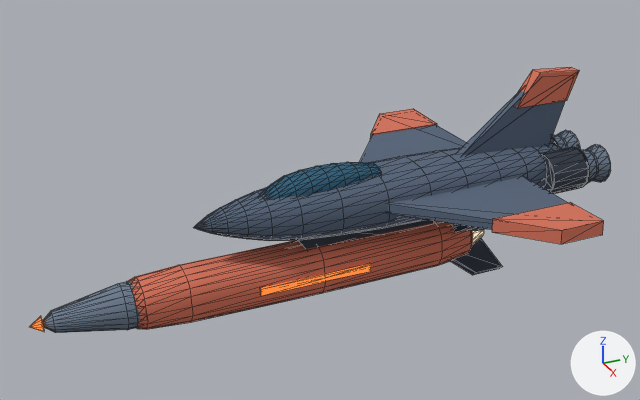
What one commit did to the glTF model assets/models/ships/lance_bomber.glb.
One viewpoint serves both versions: a 50 mm lens placed at (7.89, -4.49, 4.0), pointed at (-0.1, -0.89, 0.01). The axes (+X, +Y, +Z) are drawn at lower right. The lights are the same throughout. The first picture is the older version. Mesh edges are drawn as thin lines. Vertices at exactly the same position are counted once.

Names of what the first picture shows: 'lance_bomber'.
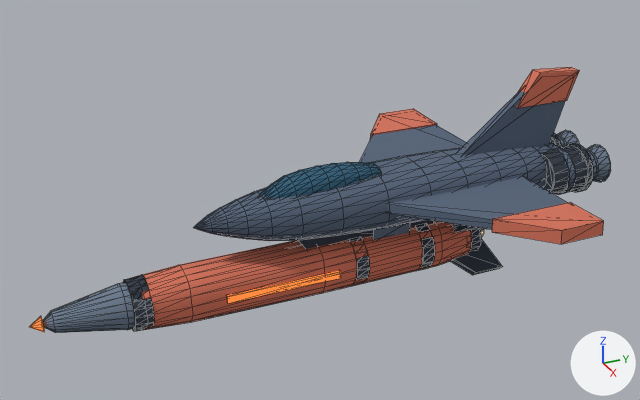
Changed parts and their boxes [x1, y1, x2, y2] in the pictures (640 x 400 px; the box of a moved part takes in the faces that stretch with it):
part 1 of me_lance_bomber, added: after [562, 143, 593, 192]
part 2 of me_lance_bomber, added (mostly hidden): after [551, 133, 562, 148]
part 3 of me_lance_bomber, added: after [123, 275, 154, 331]
part 4 of me_lance_bomber, added (mostly hidden): after [470, 228, 481, 250]
part 5 of me_lance_bomber, added: after [350, 237, 370, 280]
part 6 of me_lance_bomber, added: after [416, 223, 435, 268]
part 7 of me_lance_bomber, added: after [551, 148, 576, 195]
part 8 of me_lance_bomber, moved or reshaped: before [260, 264, 371, 296]; after [227, 271, 341, 304]
part 9 of me_lance_bomber, added: after [371, 223, 410, 240]

Diff of the bpy script that builds the scene:
```diff
--- a/assets/models/ships/lance_bomber.glb.py
+++ b/assets/models/ships/lance_bomber.glb.py
@@ mat_lance_bomber_armor_round @@
+mat_lance_bomber_armor_round = principled_material('lance_bomber_armor_round')
+mat_lance_bomber_armor_round.base_color = (0.114, 0.159, 0.231)  # blue #5f6f84
+mat_lance_bomber_armor_round.roughness = 1.0
@@ mat_lance_bomber_armor @@
+mat_lance_bomber_armor = principled_material('lance_bomber_armor')
+mat_lance_bomber_armor.base_color = (0.114, 0.159, 0.231)  # blue #5f6f84
+mat_lance_bomber_armor.roughness = 1.0
@@ me_lance_bomber @@
 # used by ob_lance_bomber; location = (0.0, 0.0, 0.0)
-me_lance_bomber.from_pydata(...)  # 1159 vertices, 2234 faces; spans x -1.89..1.89, y -4.05..2.76, z -1.11..1.16
+me_lance_bomber.from_pydata(...)  # 1455 vertices, 2790 faces; spans x -1.89..1.89, y -4.05..2.76, z -1.11..1.16
+# me_lance_bomber part 1: a new loose piece, a 16-sided cylinder along y spanning x -0.012..0.564, y 2.195..2.27, z -0.288..0.288, in mat_lance_bomber_dark_round (dark blue #323a47)
+# me_lance_bomber part 2: a new loose piece, a 16-sided cylinder along y spanning x -0.564..0.012, y 2.195..2.27, z -0.288..0.288, in mat_lance_bomber_dark_round (dark blue #323a47)
+# me_lance_bomber part 3: a new loose piece, a 20-sided cut cone along y (radius 0.27 at the low end, 0.28 at the high end) spanning x -0.28..0.28, y -3.06..-2.88, z -1.0..-0.44, in mat_lance_bomber_dark_round (dark blue #323a47)
+# me_lance_bomber part 4: a new loose piece, a 20-sided cut cone along y (radius 0.23 at the low end, 0.25 at the high end) spanning x -0.25..0.25, y 0.83..1.01, z -0.97..-0.47, in mat_lance_bomber_dark_round (dark blue #323a47)
+# me_lance_bomber part 5: a new loose piece, a 20-sided cylinder along y spanning x -0.31..0.31, y -0.63..-0.48, z -1.03..-0.41, in mat_lance_bomber_dark_round (dark blue #323a47)
+# me_lance_bomber part 6: a new loose piece, a 20-sided cylinder along y spanning x -0.31..0.31, y 0.2..0.35, z -1.03..-0.41, in mat_lance_bomber_dark_round (dark blue #323a47)
+# me_lance_bomber part 7: a new loose piece, a 16-sided cylinder along y spanning x 0.005..0.547, y 1.947..2.03, z -0.271..0.271, in mat_lance_bomber_armor_round (blue #5f6f84)
+# me_lance_bomber part 8: the loose piece of 8 vertices spanning x 0.27..0.31, y -1.75..-0.46, z -0.76..-0.68 is moved by (0.0, -0.37, 0.0)
+# me_lance_bomber part 9: a new loose piece, a box spanning x -0.17..0.17, y -0.37..0.09, z -0.5..-0.31, in mat_lance_bomber_armor (blue #5f6f84)
+# other edits to the shape of me_lance_bomber do not show in these pictures
 me_lance_bomber.materials.append(mat_lance_bomber_hull_round)
@@ me_lance_bomber @@
 me_lance_bomber.materials.append(mat_lance_bomber_glow)
+me_lance_bomber.materials.append(mat_lance_bomber_armor_round)  # blue #5f6f84
+me_lance_bomber.materials.append(mat_lance_bomber_armor)  # blue #5f6f84
```
